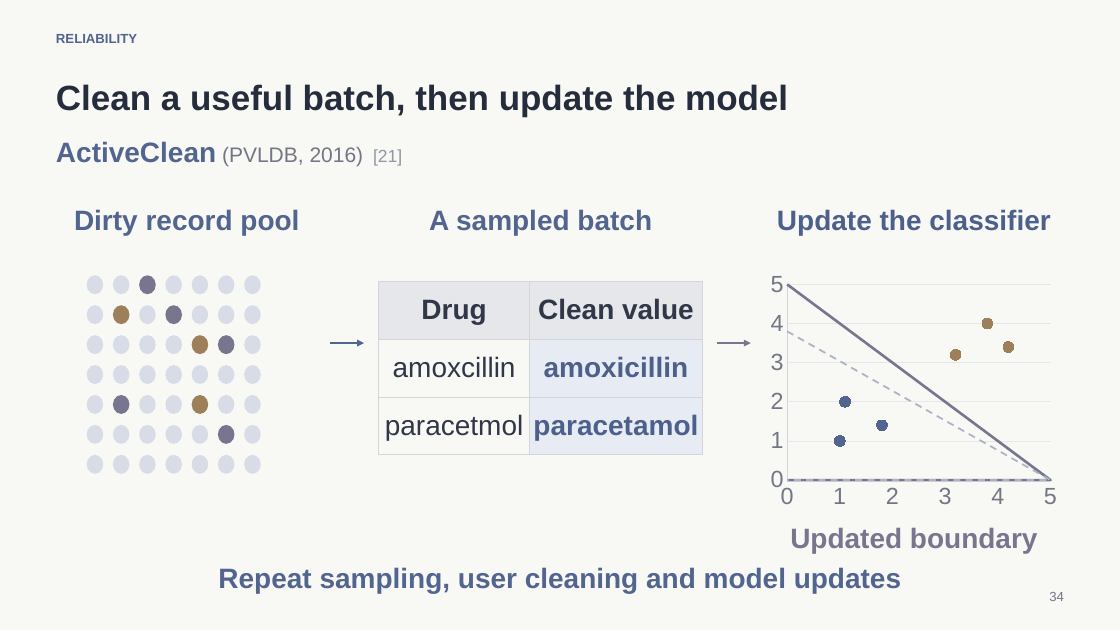
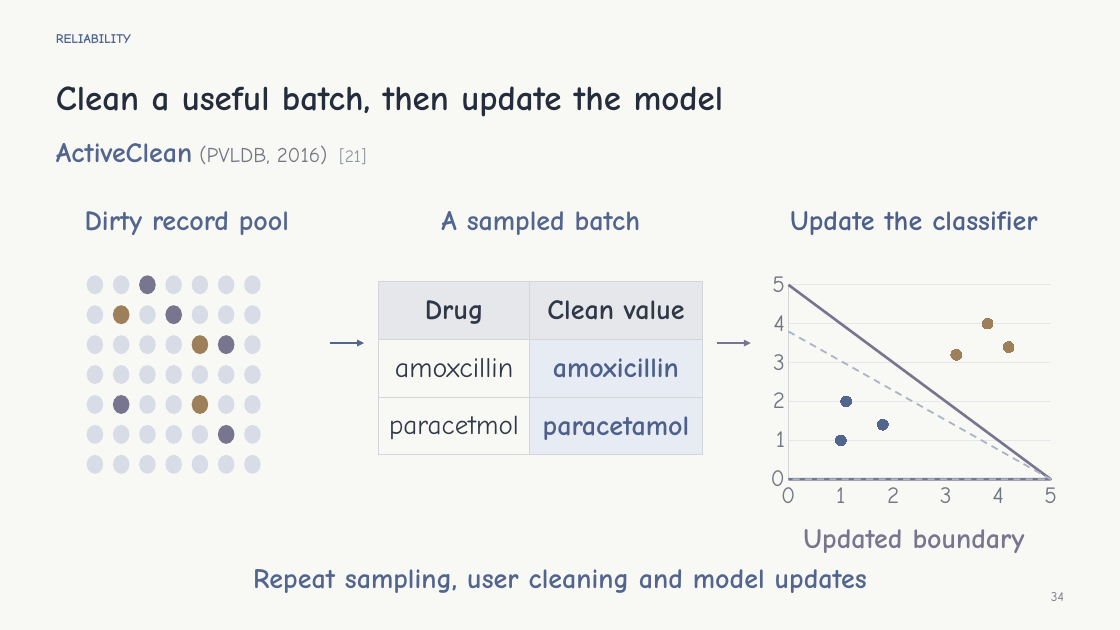
Before and after one commit to XanderZhou2022/Knowledge-Guided-Data-Cleaning, a slide deck: slide 34 of slides.pptx. Drawn at 1120x630 pixels with LibreOffice and Linux fonts; fonts in the diff are those of the drawing. Boxes give left, top, right and bottom in pixels: in the first picture for what was removed or moved away, otherwise in the second. Text is boxed around its words. In the diff, an @@ line names an element or a change of style, - is before the commit and + after.

Commit message:
Adopt Comic Sans presentation as the final version

```diff
--- a/slides.pptx
+++ b/slides.pptx
@@ scatter chart at (765, 266, 1063, 515) @@
@@ category axis changed @@
@@ value axis changed @@
@@ lettering changed @@
@@ table at (379, 281, 702, 455) @@
@@ font Arial to Comic Neue @@
@@ size 24 to 23.2 pt in "paracetmol" @@
@@ font Arial to Comic Neue in 9 elements at (56, 34, 131, 43), (56, 86, 724, 117), (56, 143, 366, 164), (85, 211, 289, 235), (441, 211, 640, 235), (790, 211, 1037, 235), (803, 529, 1025, 553), (253, 569, 867, 593), (1051, 592, 1064, 601) @@
```
Also in this commit, not shown: 51 other slides changed, 1 other file.
